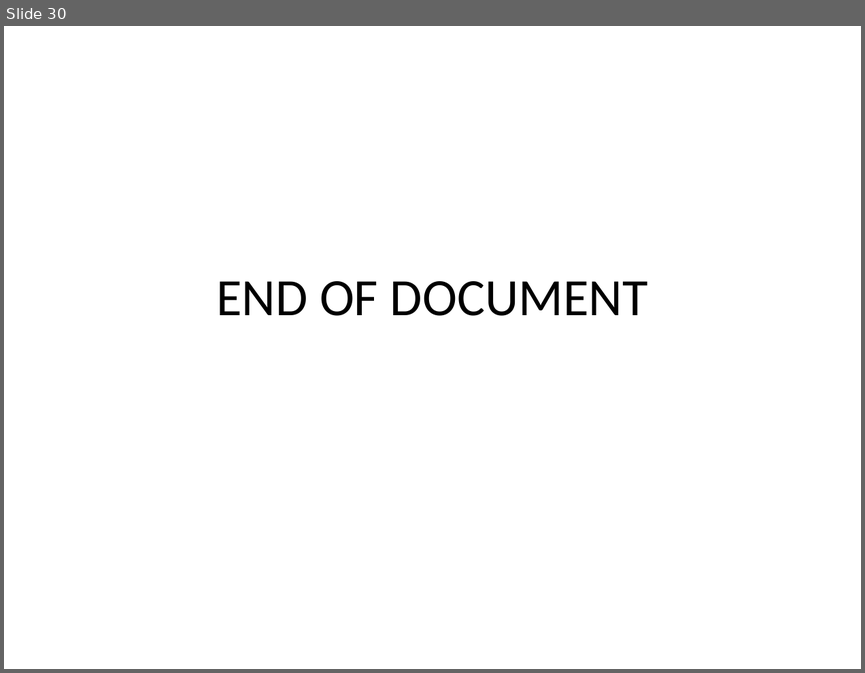
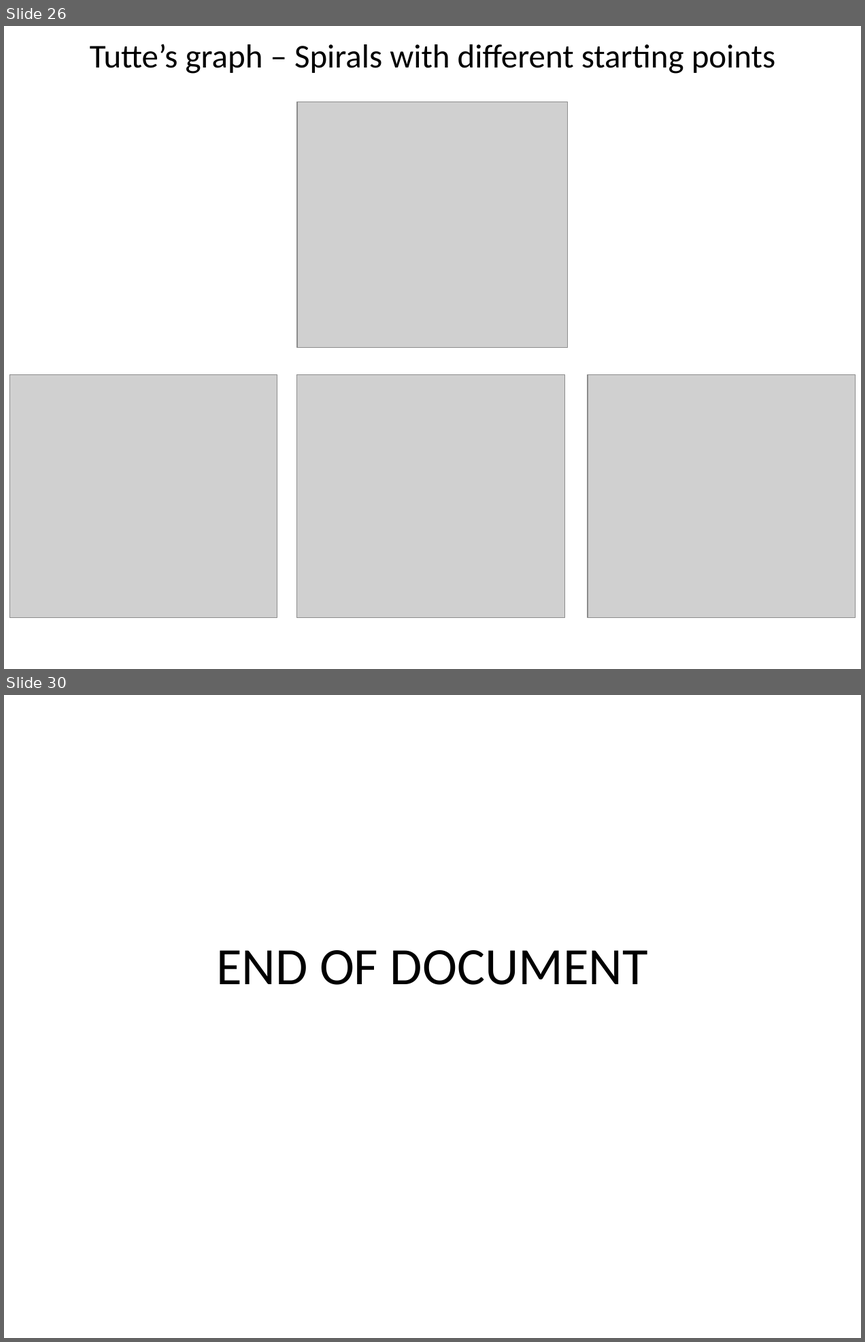
Before and after one commit to stefanutti/maps-coloring-java, a slide deck: ct/ct-docs/cahit-spiral-chains/spiral-chains.ppt. Shown one above the other, each under a label of ours: slide 30 before the commit, slides 26 and 30 after it; the slides between them are not shown. The pictures are 865x673 and 865x1342 pixels, drawn with LibreOffice and Linux fonts; fonts in the diff are those of the drawing; grey boxes stand for pictures. Boxes give left, top, right and bottom in pixels: in the first picture for what was removed or moved away, otherwise in the second. Text is boxed around its words. In the diff, an @@ line names an element or a change of style, - is before the commit and + after.

```diff
--- a/ct/ct-docs/cahit-spiral-chains/spiral-chains.ppt
+++ b/ct/ct-docs/cahit-spiral-chains/spiral-chains.ppt
@@ slide 26 added at <box>4,26,861,669</box>, background #FFFFFF @@
@@ title added at <box>90,44,775,74</box>, 28 pt, text #000000 @@
+Tutte’s graph – Spirals with different starting points
@@ picture added at <box>297,102,567,347</box> @@
@@ picture added at <box>10,375,277,617</box> @@
@@ picture added at <box>297,375,564,617</box> @@
@@ picture added at <box>587,375,855,617</box> @@
```
Also in this commit, not shown: 5 slides changed, 8 other slides added, 12 slides removed, 52 other files.
